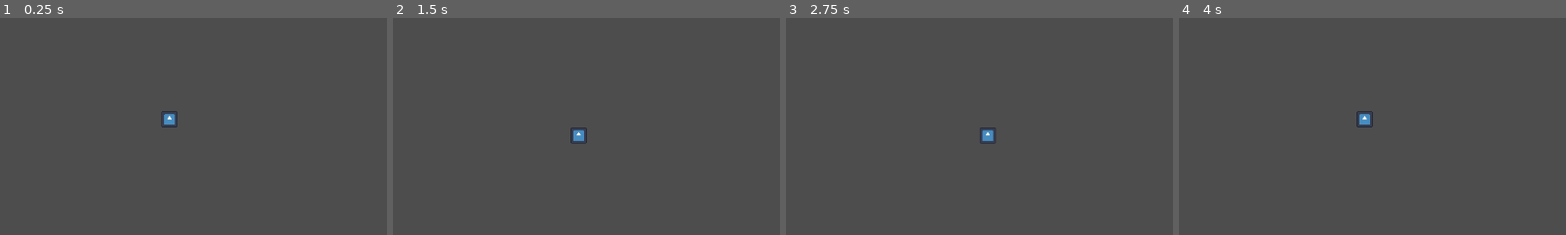
Above: before the commit, frames 1-4 (left to right).
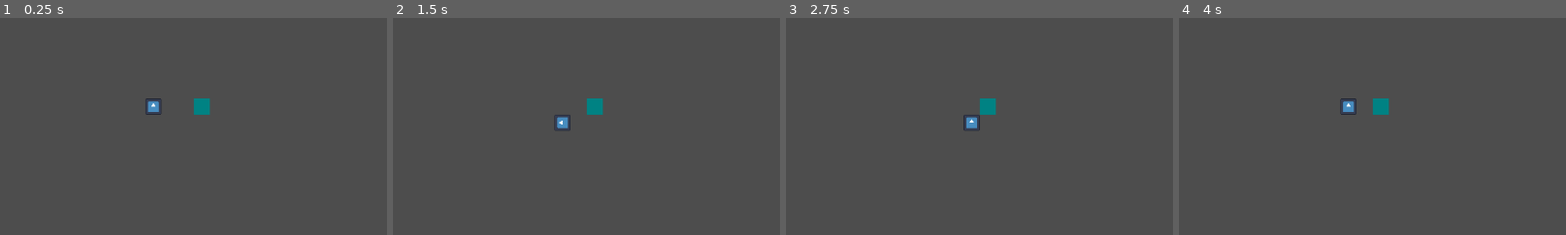
Above: after the commit, the same moments.

Repository: NAERNON/BunnyDriller
Game: Godot game, scene res://scenes/main.tscn
Two runs of this game, one before a commit and one after it. Both use one fixed random seed, a clock stepped at 60 frames per second and the inputs below. The engine's default icon, where the game draws it, is replaced by a stand-in: a white triangle on a blue panel in a dark square.
Inputs:
- Up to frame 1 (0.25 s): no input
- Up to frame 2 (1.5 s): tap Enter at 0.5 s; hold D (ui_droite) 0.53-1.28 s; tap Space at 1.25 s; hold S (ui_bas) from 1.28 s (still down)
- Up to frame 3 (2.75 s): tap Enter at 2 s; release S (ui_bas) at 2.03 s; hold D (ui_droite) from 2.03 s (still down)
- Up to frame 4 (4 s): tap Space at 2.75 s; release D (ui_droite) at 2.78 s; hold Up (ui_haut) 2.78-3.53 s; tap Enter at 3.5 s; hold A (ui_gauche) from 3.53 s (still down)
The pictures show only the part of the screen within x 0-50%, y 0-50%; the shares and areas given below are measured in that part.

The runs differ from the first frame. In frame 1, 0.7% of the frame differs, in the area x 37-55%, y 37-51%; in frame 2, 0.7%, in the area x 41-55%, y 37-59%; in frame 3, 0.7%; in frame 4, 0.7%.

Commit message:
Ajout des obstacles et mouvements du sprite du joueur

Diff:
--- a/scenes/joueur.tscn
+++ b/scenes/joueur.tscn
@@ -6,18 +6,26 @@
 [node name="Joueur" type="Node2D"]
 script = ExtResource("1_o86ep")
 
-[node name="Sprite2D" type="Sprite2D" parent="."]
+[node name="Sprite" type="Sprite2D" parent="."]
 scale = Vector2(0.189, 0.189)
 texture = ExtResource("1_dpgj7")
 
 [node name="RayCastHaut" type="RayCast2D" parent="."]
 target_position = Vector2(0, -24)
+collide_with_areas = true
+collide_with_bodies = false
 
 [node name="RayCastBas" type="RayCast2D" parent="."]
 target_position = Vector2(0, 24)
+collide_with_areas = true
+collide_with_bodies = false
 
 [node name="RayCastGauche" type="RayCast2D" parent="."]
 target_position = Vector2(-24, 0)
+collide_with_areas = true
+collide_with_bodies = false
 
-[node name="RayCastDroit" type="RayCast2D" parent="."]
+[node name="RayCastDroite" type="RayCast2D" parent="."]
 target_position = Vector2(24, 0)
+collide_with_areas = true
+collide_with_bodies = false
--- a/scenes/main.tscn
+++ b/scenes/main.tscn
@@ -1,8 +1,12 @@
-[gd_scene load_steps=2 format=3 uid="uid://tsoqs8ym3jne"]
+[gd_scene load_steps=3 format=3 uid="uid://tsoqs8ym3jne"]
 
 [ext_resource type="PackedScene" uid="uid://cdka245uypttb" path="res://scenes/joueur.tscn" id="1_fvc3c"]
+[ext_resource type="PackedScene" uid="uid://bkmd6yp71qgxf" path="res://scenes/obstacle.tscn" id="2_e7ys2"]
 
 [node name="JE PUSH" type="Node2D"]
 
 [node name="Joueur" parent="." instance=ExtResource("1_fvc3c")]
-position = Vector2(252, 151)
+position = Vector2(228, 132)
+
+[node name="Obstacle" parent="." instance=ExtResource("2_e7ys2")]
+position = Vector2(300, 132)
--- /dev/null
+++ b/scenes/obstacle.tscn
@@ -0,0 +1,18 @@
+[gd_scene load_steps=2 format=3 uid="uid://bkmd6yp71qgxf"]
+
+[sub_resource type="RectangleShape2D" id="RectangleShape2D_7g8d1"]
+size = Vector2(24, 24)
+
+[node name="Obstacle" type="Node2D"]
+
+[node name="Area2D" type="Area2D" parent="."]
+
+[node name="CollisionShape2D" type="CollisionShape2D" parent="Area2D"]
+shape = SubResource("RectangleShape2D_7g8d1")
+
+[node name="ColorRect" type="ColorRect" parent="."]
+offset_left = -12.0
+offset_top = -12.0
+offset_right = 12.0
+offset_bottom = 12.0
+color = Color(0, 0.509804, 0.513726, 1)
--- a/scripts/joueur.gd
+++ b/scripts/joueur.gd
@@ -12,12 +12,20 @@
 
 func _input(event):
 	var deplacement = Vector2.ZERO
-	if event.is_action_pressed("ui_haut"):
+	if event.is_action_pressed("ui_haut") and not($RayCastHaut.is_colliding()) :
 		deplacement.y = - Global.pixelHeigth
-	if event.is_action_pressed("ui_bas"):
+		$Sprite.global_rotation_degrees = 90
+		$Sprite.flip_h = false
+	if event.is_action_pressed("ui_bas") and not($RayCastBas.is_colliding()):
 		deplacement.y =  Global.pixelHeigth
-	if event.is_action_pressed("ui_gauche"):
+		$Sprite.global_rotation_degrees = -90
+		$Sprite.flip_h = false
+	if event.is_action_pressed("ui_gauche") and not($RayCastGauche.is_colliding()):
 		deplacement.x = - Global.pixelHeigth
-	if event.is_action_pressed("ui_droite"):
+		$Sprite.global_rotation_degrees = 0
+		$Sprite.flip_h = false
+	if event.is_action_pressed("ui_droite") and not($RayCastDroite.is_colliding()):
 		deplacement.x =  Global.pixelHeigth
+		$Sprite.global_rotation_degrees = 0
+		$Sprite.flip_h = true
 	self.global_position += deplacement
